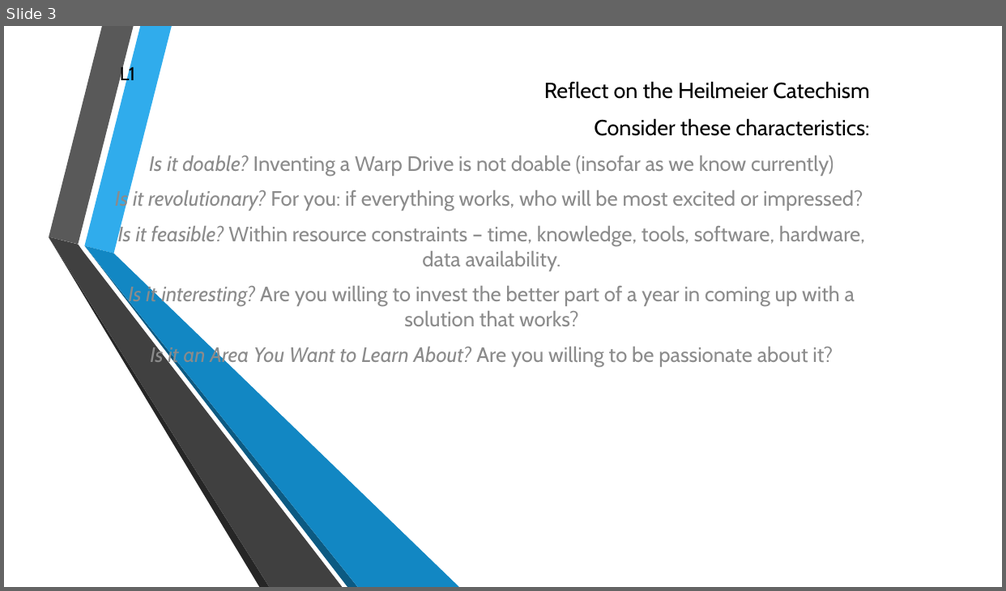
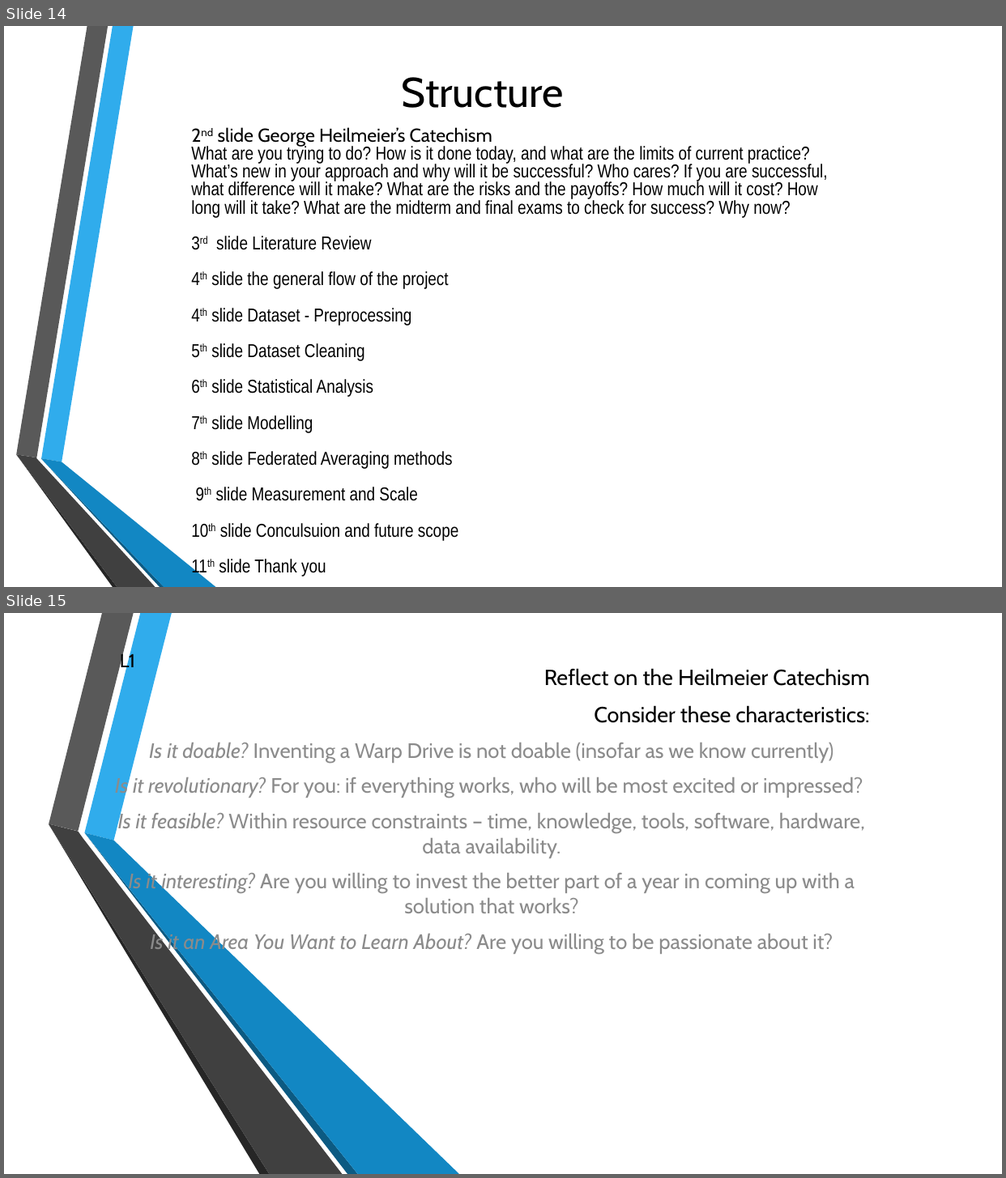
Before and after one commit to ADA-GWU/guidedresearchproject-aliasgerovs, a slide deck: presentations/Final_Presentation.pptx. Shown one above the other, each under a label of ours: slide 3 before the commit, slides 14 and 15 after it. The pictures are 1006x591 and 1006x1178 pixels, drawn with LibreOffice and Linux fonts; fonts in the diff are those of the drawing; background and template pictures are left out. Boxes give left, top, right and bottom in pixels: in the first picture for what was removed or moved away, otherwise in the second. Text is boxed around its words. In the diff, an @@ line names an element or a change of style, - is before the commit and + after.

```diff
--- a/presentations/Final_Presentation.pptx
+++ b/presentations/Final_Presentation.pptx
@@ slide 14 added at bbox=[4, 26, 1002, 587], background picture (left out) @@
@@ title added at bbox=[402, 77, 563, 108], 40 pt, text #000000 @@
+Structure
@@ text added at bbox=[191, 127, 828, 577], 18 pt, text #000000 @@
+2nd slide George Heilmeier’s Catechism
+What are you trying to do? How is it done today, and what are the limits of current practice?
+What’s new in your approach and why will it be successful? Who cares? If you are successful, what difference will it make? What are the risks and the payoffs? How much will it cost? How long will it take? What are the midterm and final exams to check for success? Why now?
+3rd slide Literature Review
+4th slide the general flow of the project
+4th slide Dataset - Preprocessing
+5th slide Dataset Cleaning
+6th slide Statistical Analysis
+7th slide Modelling
+8th slide Federated Averaging methods
+9th slide Measurement and Scale
+10th slide Conculsuion and future scope
+11th slide Thank you
@@ group added at bbox=[16, 26, 216, 587]: 6 freeform shapes @@
@@ what was slide 3 is now slide 15 @@
```
Also in this commit, not shown: 1 slide changed, 12 other slides added, 2 slides removed.
